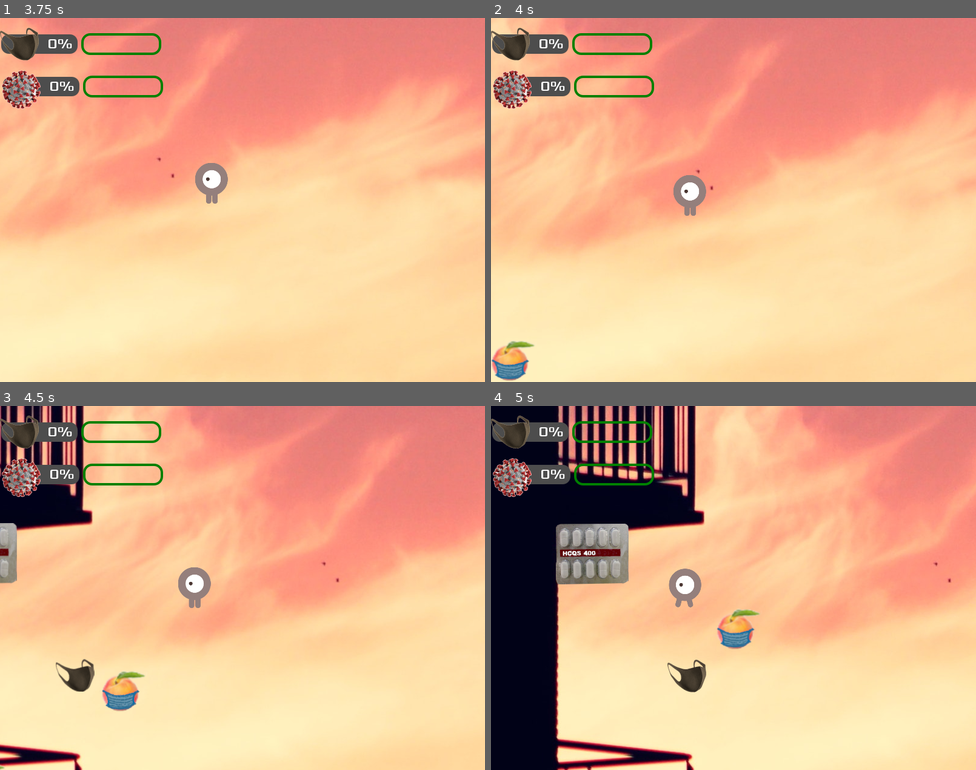
Above: before the commit, frames 1-4 (two rows, left to right).
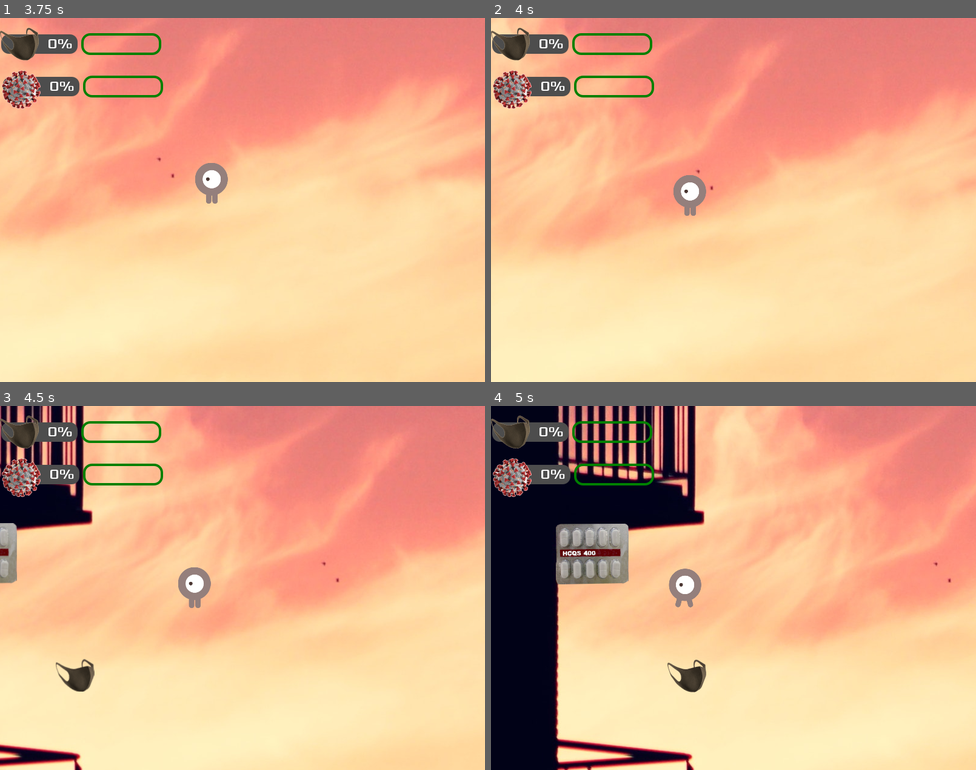
Above: after the commit, the same moments.

Repository: jwackito/dodgethecovid
Game: Godot game, scene res://scenes/LevelOne.tscn
The game is run twice, just before and just after one commit, with the same random seed, the same clock (stepped at 60 frames per second) and the same inputs.
Inputs:
- Up to frame 1 (3.75 s): tap Enter at 0.5 s; hold Right (ui_right) 0.53-1.28 s; hold Down (ui_down) 1.28-2.03 s; hold Right (ui_right) 2.03-2.78 s; hold Up (ui_up) 2.78-3.53 s; hold Left (ui_left) from 3.53 s (still down)
- Up to frame 2 (4 s): keep holding Left (ui_left)
- Up to frame 3 (4.5 s): keep holding Left (ui_left)
- Up to frame 4 (5 s): keep holding Left (ui_left)

Frame 1 is identical in both runs. In frame 2, 0.7% of the frame differs, in the area x 0-9%, y 88-100%; in frame 3, 0.7%, in the area x 0-30%, y 72-100%; in frame 4, 0.6%.

Commit message:
Updated level size to 5000 x 3500

Diff:
--- a/Dodge The Creeps/scenes/LevelOne.tscn
+++ b/Dodge The Creeps/scenes/LevelOne.tscn
@@ -15,7 +15,7 @@
 
 [sub_resource type="Curve2D" id=1]
 _data = {
-"points": PoolVector2Array( 0, 0, 0, 0, 21.3621, 47.4088, 0, 0, 0, 0, 38.4893, 21.7065, 0, 0, 0, 0, 716.327, 31.7859, 0, 0, 0, 0, 769.244, 36.8256, 0, 0, 0, 0, 772.021, 548.094, 0, 0, 0, 0, 700.749, 585.512, 0, 0, 0, 0, 62.8659, 580.166, 0, 0, 0, 0, 34.3571, 544.53, 0, 0, 0, 0, 21.3621, 47.4088 )
+"points": PoolVector2Array( 0, 0, 0, 0, 0, 0, 0, 0, 0, 0, 5000, 0, 0, 0, 0, 0, 5000, 3500, 0, 0, 0, 0, 0, 3500, 0, 0, 0, 0, 0, 0 )
 }
 
 [node name="LevelOne" type="Node"]
@@ -47,14 +47,10 @@
 wait_time = 2.0
 
 [node name="InitPersonPath" type="Path2D" parent="LevelLayer"]
-visible = false
 position = Vector2( -129.849, -109.044 )
-scale = Vector2( 7.02889, 6.02354 )
 curve = SubResource( 1 )
 
 [node name="InitPosition" type="PathFollow2D" parent="LevelLayer/InitPersonPath"]
-position = Vector2( 21.3621, 47.4088 )
-rotation = -0.983001
 
 [node name="BackgroundLayer" type="CanvasLayer" parent="."]
 layer = -1
--- a/Dodge The Creeps/src/Player.gd
+++ b/Dodge The Creeps/src/Player.gd
@@ -14,7 +14,7 @@
 # Called when the node enters the scene tree for the first time.
 func _ready():
 	screen_size = get_viewport_rect().size
-	level_size = Vector2(3000, 3000)
+	level_size = Vector2(5000, 3500)
 
 func get_velocity_from_input():
 	var velocity = Vector2()
